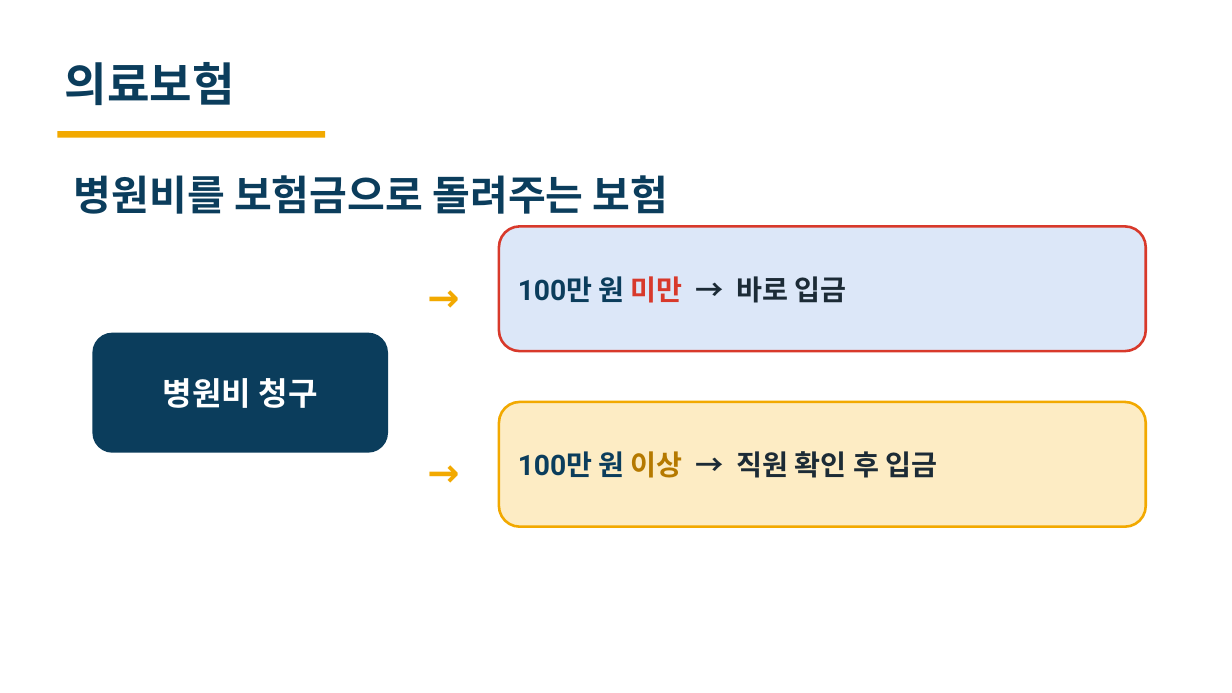
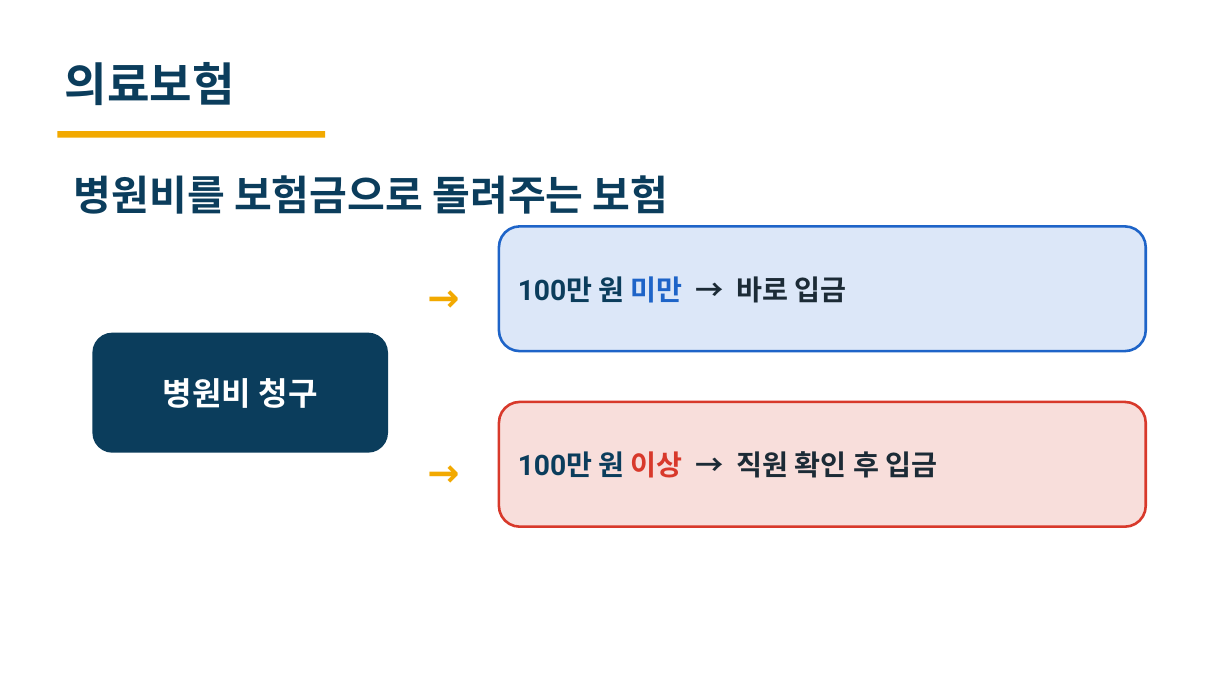
Before and after one commit to heyoonyoon/distributed-programming, a slide deck: slide 4 of docs/presentation/보험발표-편집가능.pptx. Drawn at 1232x693 pixels with LibreOffice and Linux fonts; fonts in the diff are those of the drawing. Boxes give left, top, right and bottom in pixels: in the first picture for what was removed or moved away, otherwise in the second. Text is boxed around its words. In the diff, an @@ line names an element or a change of style, - is before the commit and + after.

```diff
--- a/docs/presentation/보험발표-편집가능.pptx
+++ b/docs/presentation/보험발표-편집가능.pptx
@@ rounded rectangle "100만 원 미만 → 바로 ..." at box(499, 226, 1146, 351): text colour #D8392B to #1E64C8 in "미만"; outline #D8392B 2 pt to #1E64C8 2 pt @@
@@ rounded rectangle "100만 원 이상 → 직원 ..." at box(499, 402, 1146, 527): text colour #B57900 to #D8392B in "이상"; fill #FDECC4 to #F8DEDB; outline #F2A900 2 pt to #D8392B 2 pt @@
```
Also in this commit, not shown: 5 other slides changed, 1 other file.
